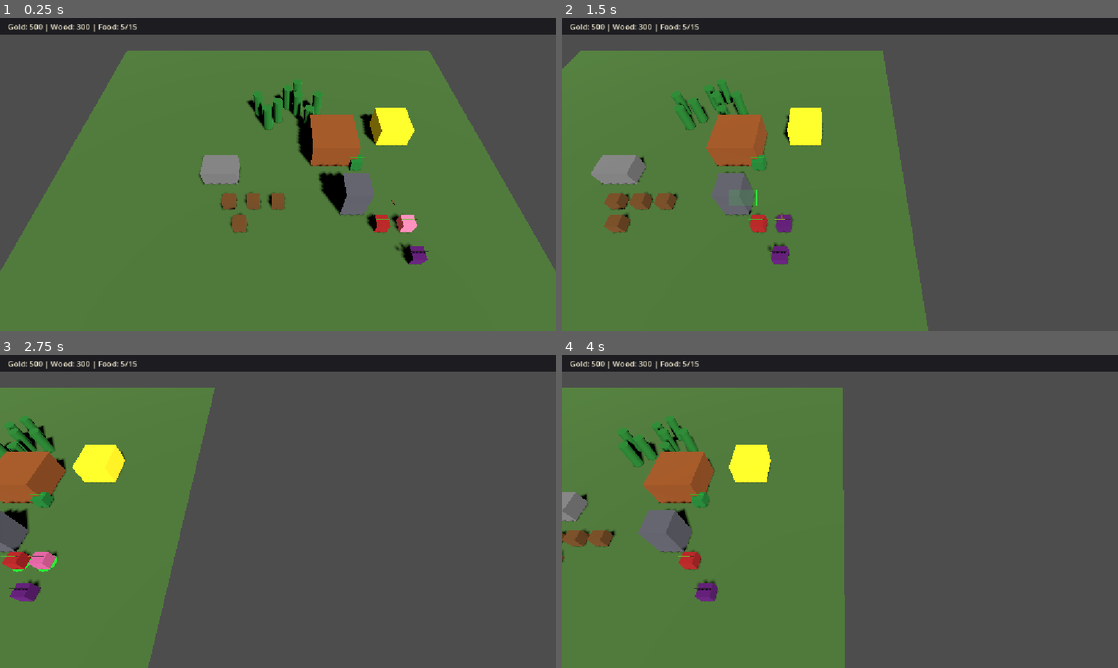
Above: before the commit, frames 1-4 (two rows, left to right).
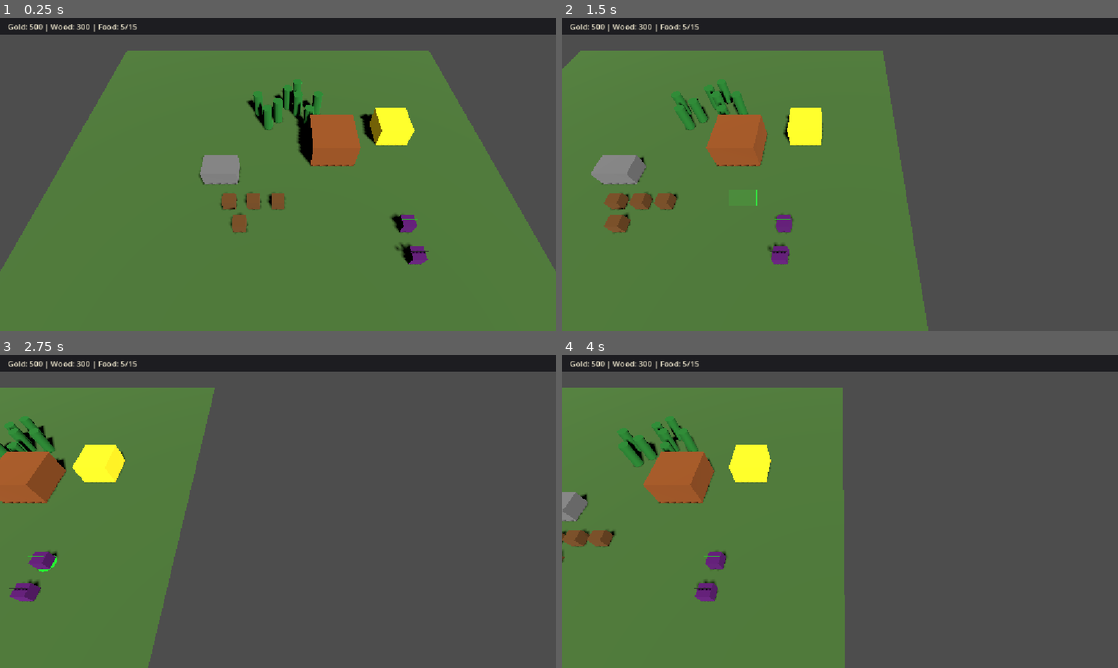
Above: after the commit, the same moments.

Repository: nplvkntx/endless-battle
Game: Godot game, scene res://scenes/main.tscn
The game is run twice, just before and just after one commit, with the same random seed, the same clock (stepped at 60 frames per second) and the same inputs.
Inputs (mouse positions are in pixels of both pictures, inside the frame that each line leads up to):
- Up to frame 1 (0.25 s): no input
- Up to frame 2 (1.5 s): tap Enter at 0.5 s; move the mouse to (962, 158) at 0.52 s; hold Right (ui_right) 0.53-1.25 s; tap B at 0.6 s; click (962, 158) at 0.67 s; drag from (728, 190) to (812, 237) at 1.27 s
- Up to frame 3 (2.75 s): move the mouse to (333, 442) at 2.02 s; hold Right (ui_right) from 2.03 s (still down); tap T at 2.1 s
- Up to frame 4 (4 s): release Right (ui_right) at 2.75 s; drag from (812, 574) to (673, 464) at 2.77 s; move the mouse to (1006, 558) at 3.52 s; hold Left (ui_left) from 3.53 s (still down); tap R at 3.6 s

The runs differ from the first frame. In frame 1, 1.6% of the frame differs, in the area x 57-76%, y 43-69%; in frame 2, 1.1%; in frame 3, 1.2%; in frame 4, 1.5%.

Commit message:
Fix enemy dummy freed target crash

Diff:
--- a/scenes/main.tscn
+++ b/scenes/main.tscn
@@ -13,9 +13,6 @@
 [ext_resource type="PackedScene" path="res://scenes/resources/tree.tscn" id="9_tree"]
 [ext_resource type="PackedScene" path="res://scenes/buildings/farm.tscn" id="10_farm"]
 [ext_resource type="PackedScene" path="res://scenes/units/enemy_dummy.tscn" id="14_enemy_dummy"]
-[ext_resource type="PackedScene" path="res://scenes/units/swordsman.tscn" id="15_swordsman"]
-[ext_resource type="PackedScene" path="res://scenes/units/archer.tscn" id="16_archer"]
-[ext_resource type="PackedScene" path="res://scenes/buildings/tower.tscn" id="17_tower"]
 
 [sub_resource type="StyleBoxFlat" id="StyleBoxFlat_resource_bar"]
 bg_color = Color(0.08, 0.08, 0.1, 0.85)
@@ -196,9 +193,6 @@
 [node name="Worker4" parent="." instance=ExtResource("4_worker")]
 transform = Transform3D(1, 0, 0, 0, 1, 0, 0, 0, 1, -3, 0.5, 5)
 
-[node name="Archer" parent="." instance=ExtResource("16_archer")]
-transform = Transform3D(1, 0, 0, 0, 1, 0, 0, 0, 1, 7, 0.5, -1)
-
 [node name="CommandCenter" type="StaticBody3D" parent="."]
 transform = Transform3D(1, 0, 0, 0, 1, 0, 0, 0, 1, 5, 1.25, -3)
 script = ExtResource("2_command_center")
@@ -213,15 +207,9 @@
 [node name="Farm" parent="." instance=ExtResource("10_farm")]
 transform = Transform3D(1, 0, 0, 0, 1, 0, 0, 0, 1, -5, 0.75, 0)
 
-[node name="Tower" parent="." instance=ExtResource("17_tower")]
-transform = Transform3D(1, 0, 0, 0, 1, 0, 0, 0, 1, 6, 1.5, 3)
-
 [node name="GoldMine" parent="." instance=ExtResource("8_gold_mine")]
 transform = Transform3D(1, 0, 0, 0, 1, 0, 0, 0, 1, 11, 1, -5)
 
-[node name="Swordsman" parent="." instance=ExtResource("15_swordsman")]
-transform = Transform3D(1, 0, 0, 0, 1, 0, 0, 0, 1, 8, 0.5, 5)
-
 [node name="EnemyDummy" parent="." instance=ExtResource("14_enemy_dummy")]
 transform = Transform3D(1, 0, 0, 0, 1, 0, 0, 0, 1, 10, 0.5, 5)
 
--- a/scripts/units/enemy_dummy.gd
+++ b/scripts/units/enemy_dummy.gd
@@ -67,15 +67,16 @@
 	queue_free()
 
 
-func take_damage(amount: float, attacker: Unit = null) -> void:
+func take_damage(amount: float, attacker = null) -> void:
 	if _health_component.current_health <= 0:
 		return
 
 	_health_component.take_damage(int(amount))
 	_play_hit_feedback()
 
-	if _is_player_combat_unit(attacker):
-		_set_attack_target(attacker)
+	var valid_attacker: Unit = _resolve_combat_attacker(attacker)
+	if valid_attacker != null:
+		_set_attack_target(valid_attacker)
 
 
 func _play_hit_feedback() -> void:
@@ -132,11 +133,8 @@
 
 
 func _process_counter_attack(delta: float) -> void:
+	_clear_invalid_attack_target()
 	if _attack_target == null:
-		return
-
-	if not _is_valid_attack_target(_attack_target):
-		_attack_target = null
 		return
 
 	if not _is_in_attack_range(_attack_target):
@@ -144,6 +142,10 @@
 
 	_attack_cooldown_timer -= delta
 	if _attack_cooldown_timer > 0.0:
+		return
+
+	if not _is_valid_attack_target(_attack_target):
+		_clear_invalid_attack_target()
 		return
 
 	_attack_target.take_damage(float(attack_damage))
@@ -154,6 +156,7 @@
 		% [attack_damage, _attack_target.get_current_health()]
 	)
 	_attack_cooldown_timer = attack_cooldown
+	_clear_invalid_attack_target()
 
 
 func _play_attack_animation() -> void:
@@ -183,6 +186,30 @@
 	).set_trans(Tween.TRANS_QUAD).set_ease(Tween.EASE_IN)
 
 
+func _clear_invalid_attack_target() -> void:
+	if _attack_target == null:
+		return
+
+	if _is_valid_attack_target(_attack_target):
+		return
+
+	_attack_target = null
+
+
+func _resolve_combat_attacker(attacker) -> Unit:
+	if attacker == null or not is_instance_valid(attacker):
+		return null
+
+	if not attacker is Unit:
+		return null
+
+	var unit: Unit = attacker as Unit
+	if not _is_player_combat_unit(unit):
+		return null
+
+	return unit
+
+
 func _is_player_combat_unit(unit: Unit) -> bool:
 	if not is_instance_valid(unit):
 		return false
@@ -201,6 +228,9 @@
 
 
 func _is_in_attack_range(target: Unit) -> bool:
+	if not is_instance_valid(target):
+		return false
+
 	var offset: Vector3 = global_position - target.global_position
 	offset.y = 0.0
 	return offset.length() <= attack_range
